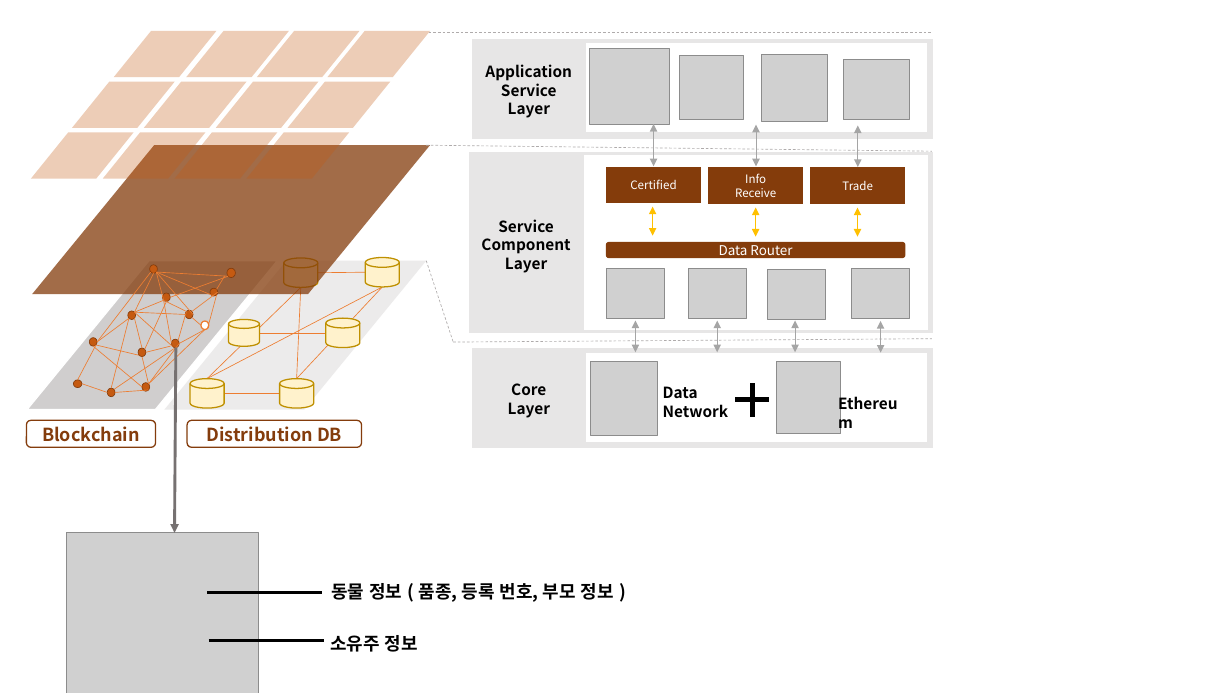
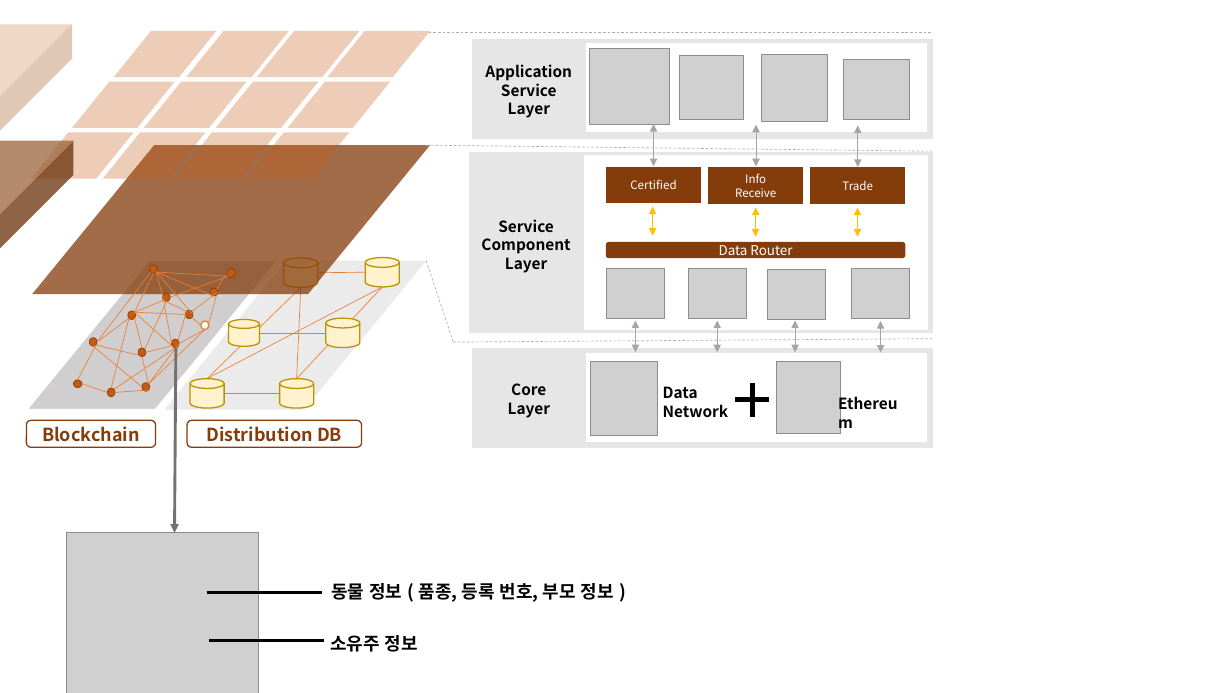
Before and after one commit to rndlr96/Line_Hakcerton, a slide deck: slide 3 of Line Hackerton picture.pptx (slide 4 before the commit). Drawn at 1232x693 pixels with LibreOffice and Linux fonts; fonts in the diff are those of the drawing; grey boxes stand for pictures. Boxes give left, top, right and bottom in pixels: in the first picture for what was removed or moved away, otherwise in the second. Text is boxed around its words. In the diff, an @@ line names an element or a change of style, - is before the commit and + after.

Commit message:
upload

```diff
--- a/Line Hackerton picture.pptx
+++ b/Line Hackerton picture.pptx
@@ cube added at (0, 24, 71, 178), fill #C55A11 at 30% opacity @@
@@ cube added at (0, 140, 73, 295), fill #843C0C at 75% opacity @@
```
Also in this commit, not shown: 4 slides added.
